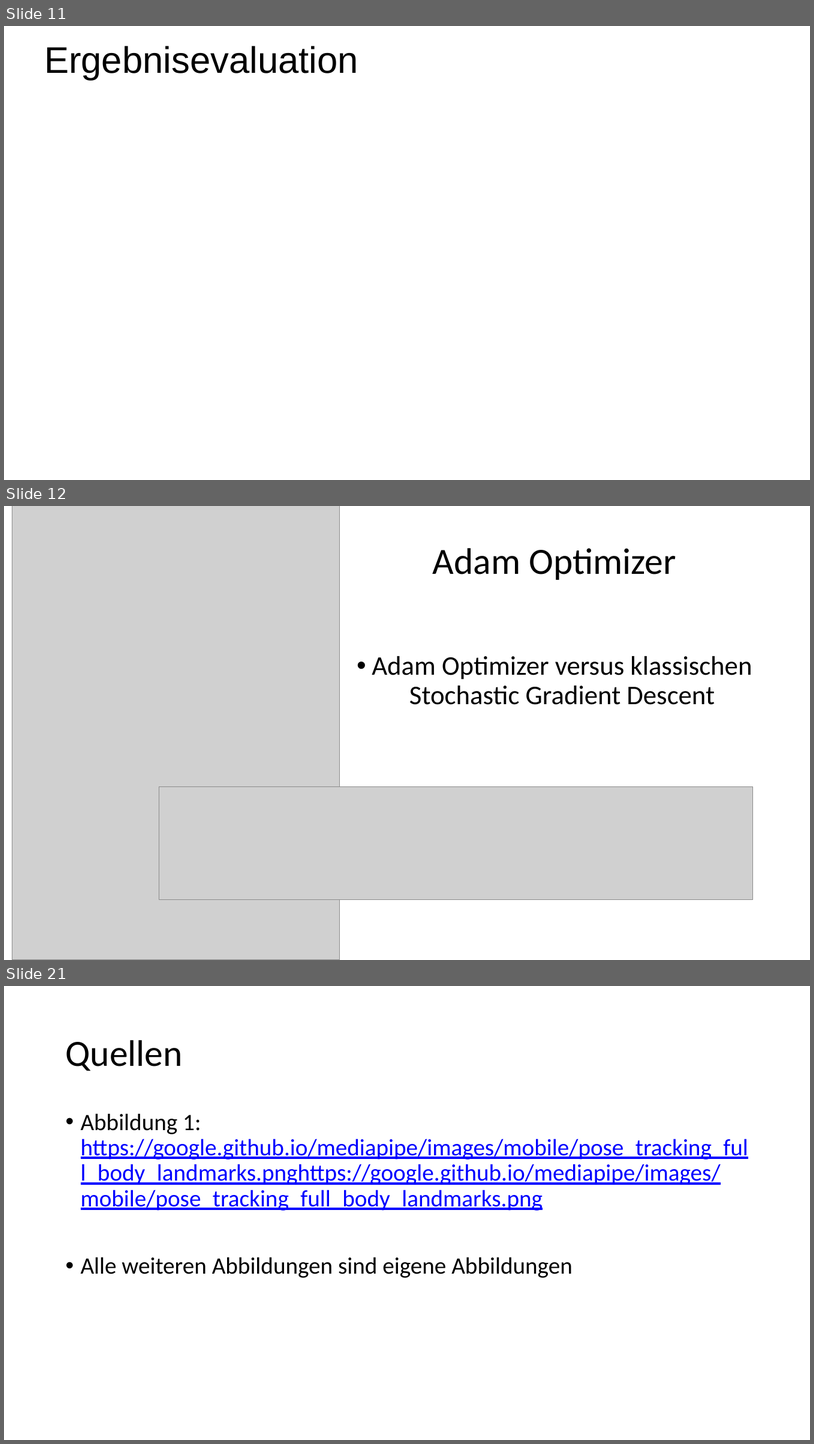
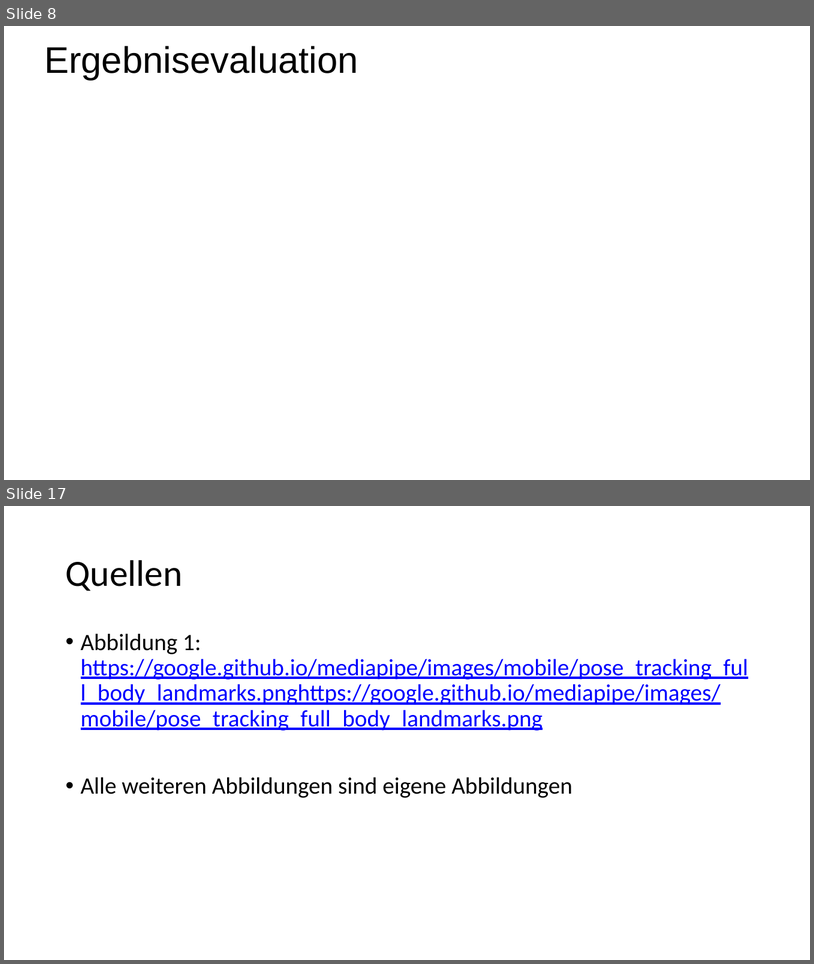
Before and after one commit to maxlevv/Gesture-Detection, a slide deck: presentation_final_project.pptx. Shown one above the other, each under a label of ours: slides 11, 12 and 21 before the commit, slides 8 and 17 after it; the slides between them are not shown. The pictures are 814x1444 and 814x964 pixels, drawn with LibreOffice and Linux fonts; fonts in the diff are those of the drawing; grey boxes stand for pictures; background and template pictures are left out. Boxes give left, top, right and bottom in pixels: in the first picture for what was removed or moved away, otherwise in the second. Text is boxed around its words. In the diff, an @@ line names an element or a change of style, - is before the commit and + after.

```diff
--- a/presentation_final_project.pptx
+++ b/presentation_final_project.pptx
@@ slide 12 removed at (x1=4, y1=506, x2=810, y2=960), background #FFFFFF @@
@@ picture removed at (x1=12, y1=506, x2=341, y2=960) @@
@@ title removed at (x1=433, y1=548, x2=677, y2=580) @@
-Adam Optimizer
@@ subtitle removed at (x1=372, y1=656, x2=752, y2=705) @@
-• Adam Optimizer versus klassischen Stochastic Gradient Descent
@@ picture removed at (x1=159, y1=787, x2=753, y2=900) @@
@@ what was slide 11 is now slide 8 @@
@@ what was slide 21 is now slide 17 @@
```
Also in this commit, not shown: 10 slides changed, 5 slides added, 8 other slides removed.
